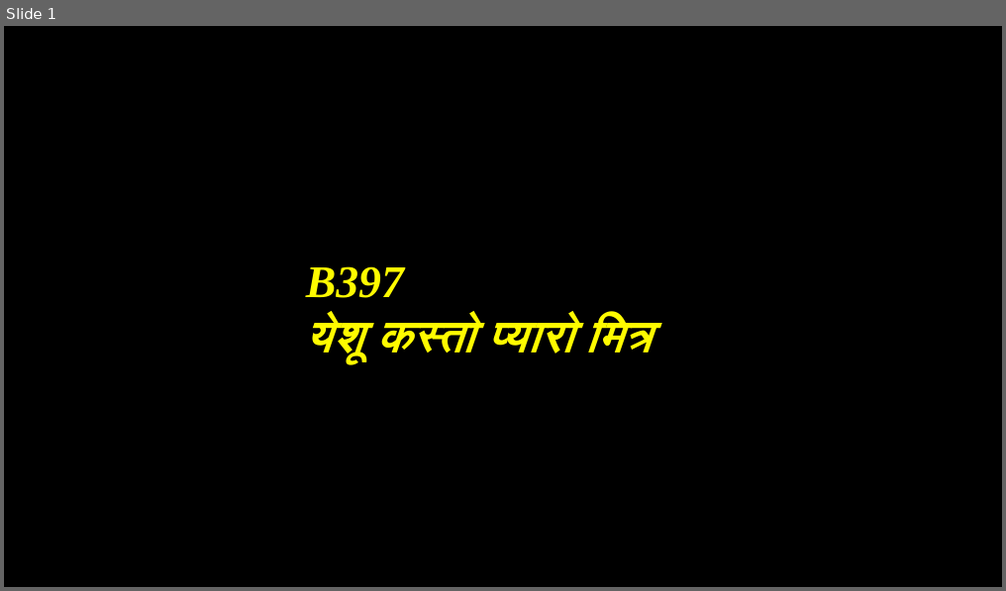
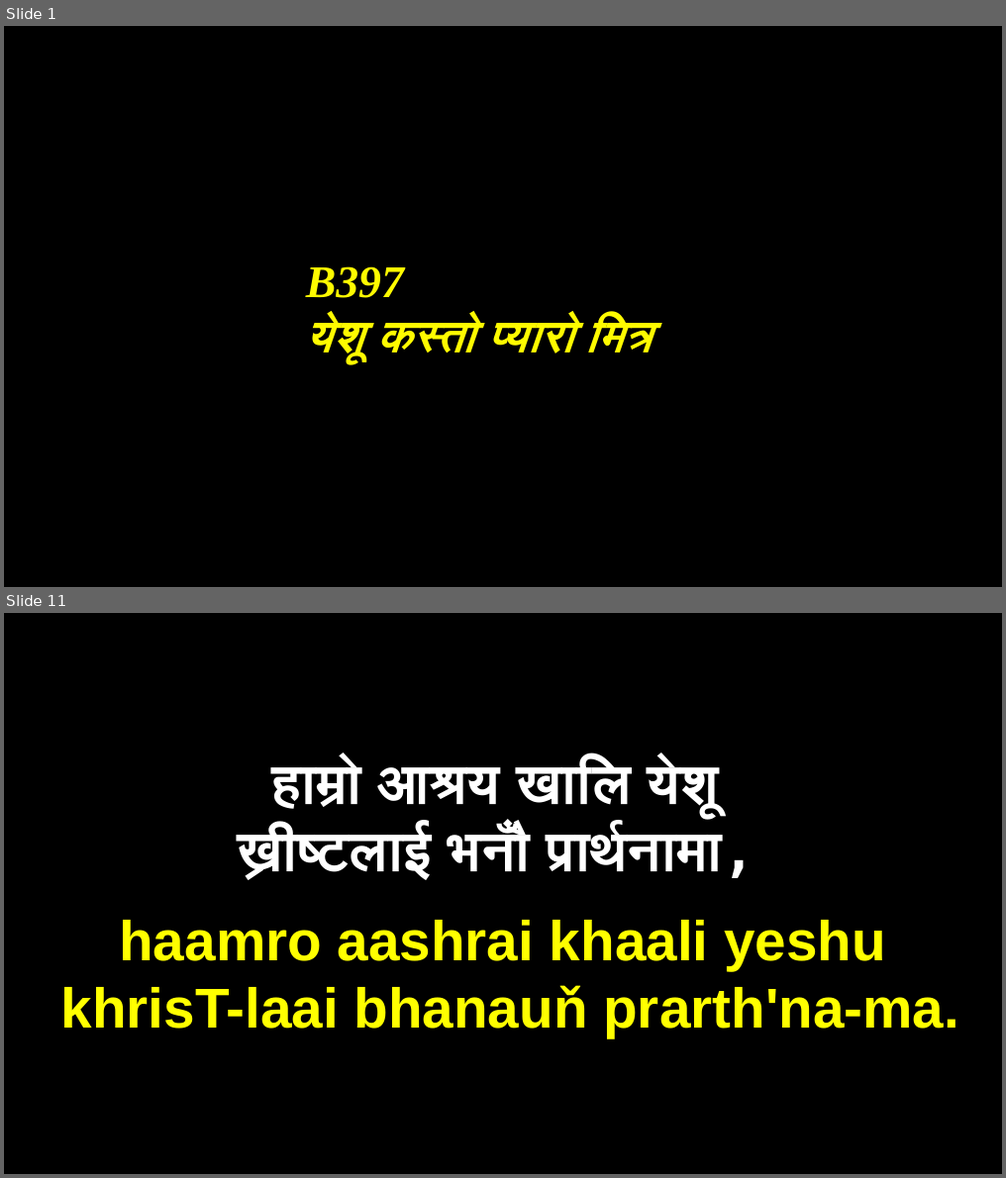
Before and after one commit to sujanay/Nepali-christian-songs-slides, a slide deck: Bhajan/B397 - येशू कस्तो प्यारो मित्र.pptx. Shown one above the other, each under a label of ours: slide 1 before the commit, slides 1 and 11 after it; the slides between them are not shown. The pictures are 1006x591 and 1006x1178 pixels, drawn with LibreOffice and Linux fonts; fonts in the diff are those of the drawing. Boxes give left, top, right and bottom in pixels: in the first picture for what was removed or moved away, otherwise in the second. Text is boxed around its words. In the diff, an @@ line names an element or a change of style, - is before the commit and + after.

```diff
--- a/Bhajan/B397 - येशू कस्तो प्यारो मित्र.pptx
+++ b/Bhajan/B397 - येशू कस्तो प्यारो मित्र.pptx
@@ slide 11 added at bbox=[4, 613, 1002, 1174], background #000000 @@
@@ text added at bbox=[61, 760, 959, 1038], 54 pt, text #FFFF00, bold @@
+हाम्रो आश्रय खालि येशू
+ख्रीष्टलाई भनौँ प्रार्थनामा,
+haamro aashrai khaali yeshu
+khrisT-laai bhanauň prarth'na-ma.
```
Also in this commit, not shown: 6 slides changed, 5 other slides added, 2 other files.
